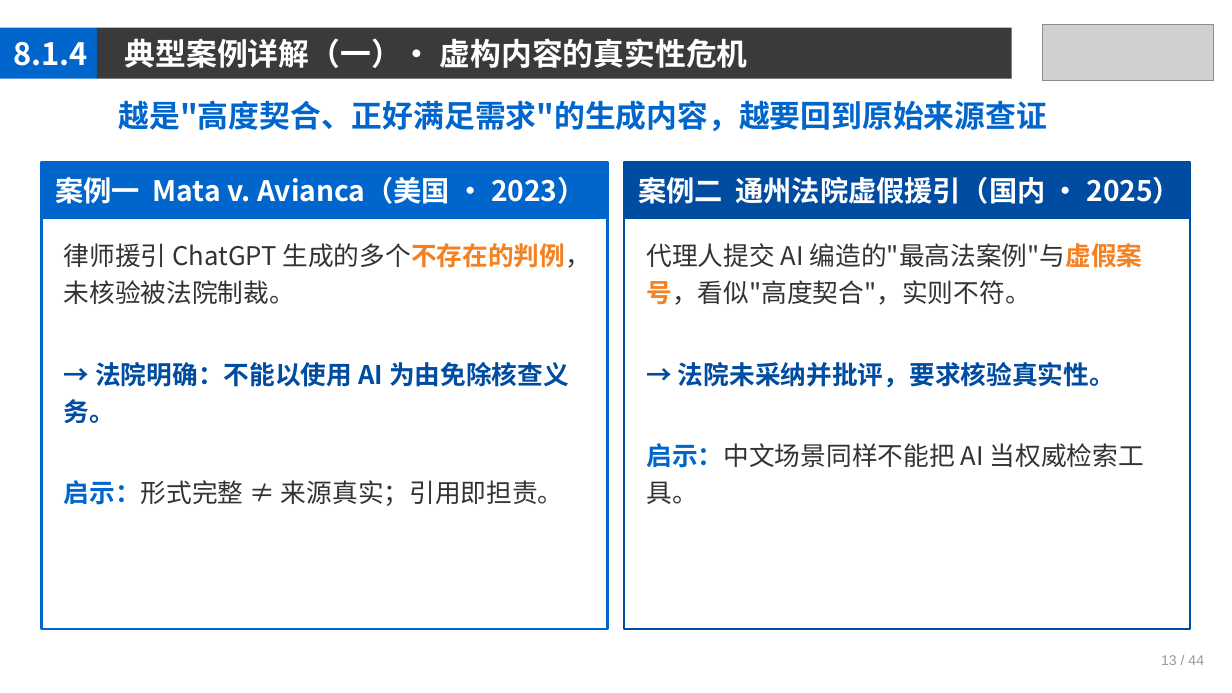
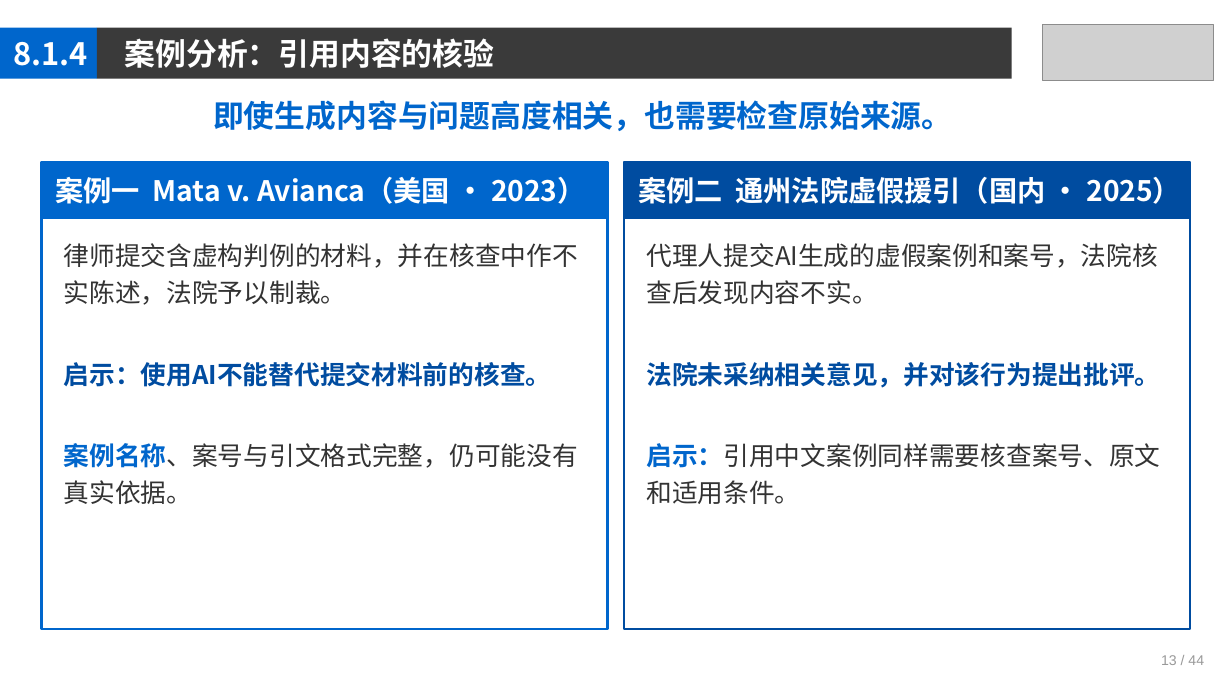
Before and after one commit to jpqiang/AIGC, a slide deck: slide 13 of 课件/第8章.pptx. Drawn at 1232x693 pixels with LibreOffice and Linux fonts; fonts in the diff are those of the drawing; grey boxes stand for pictures. Boxes give left, top, right and bottom in pixels: in the first picture for what was removed or moved away, otherwise in the second. Text is boxed around its words. In the diff, an @@ line names an element or a change of style, - is before the commit and + after.

```diff
--- a/课件/第8章.pptx
+++ b/课件/第8章.pptx
@@ text at (125,38,495,68): text changed @@
-典型案例详解（一）· 虚构内容的真实性危机
+案例分析：引用内容的核验
@@ text at (213,100,952,131): text changed @@
-越是"高度契合、正好满足需求"的生成内容，越要回到原始来源查证
+即使生成内容与问题高度相关，也需要检查原始来源。
@@ text at (64,243,578,504): text changed @@
-律师援引 ChatGPT 生成的多个不存在的判例，未核验被法院制裁。
-→ 法院明确：不能以使用 AI 为由免除核查义务。
-启示：形式完整 ≠ 来源真实；引用即担责。
+律师提交含虚构判例的材料，并在核查中作不实陈述，法院予以制裁。
+启示：使用AI不能替代提交材料前的核查。
+案例名称、案号与引文格式完整，仍可能没有真实依据。
@@ text at (646,243,1160,504): text changed @@
-代理人提交 AI 编造的"最高法案例"与虚假案号，看似"高度契合"，实则不符。
-→ 法院未采纳并批评，要求核验真实性。
-启示：中文场景同样不能把 AI 当权威检索工具。
+代理人提交AI生成的虚假案例和案号，法院核查后发现内容不实。
+法院未采纳相关意见，并对该行为提出批评。
+启示：引用中文案例同样需要核查案号、原文和适用条件。
```
Also in this commit, not shown: 41 other slides changed, 3 other files.
